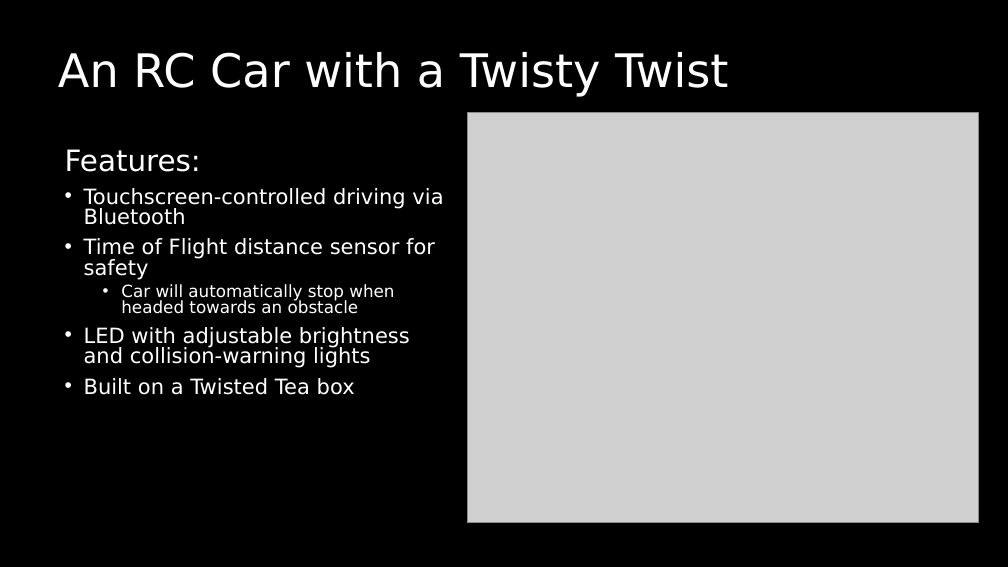
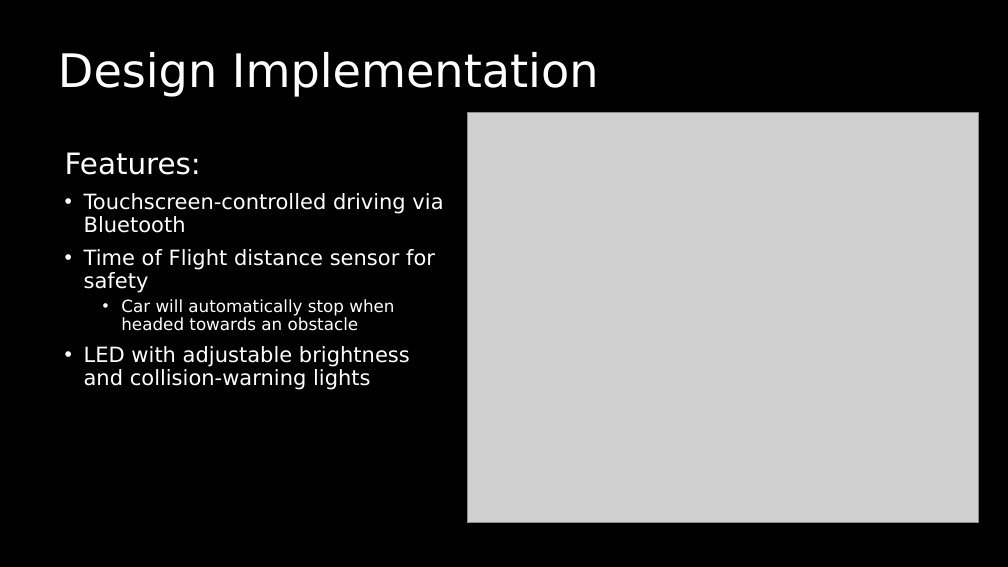
Before and after one commit to nima-5/4180-Final-Project, a slide deck: slide 2 of 4180Final.pptx. Drawn at 1008x567 pixels with LibreOffice and Linux fonts; fonts in the diff are those of the drawing; grey boxes stand for pictures. Boxes give left, top, right and bottom in pixels: in the first picture for what was removed or moved away, otherwise in the second. Text is boxed around its words. In the diff, an @@ line names an element or a change of style, - is before the commit and + after.

Commit message:
minor changes

```diff
--- a/4180Final.pptx
+++ b/4180Final.pptx
@@ title at box(58, 52, 599, 97): text changed @@
-An RC Car with a Twisty Twist
+Design Implementation
@@ text "Features:" at box(65, 152, 443, 390): line spacing 0.8 to 0.9 @@
@@ text at box(84, 378, 355, 395): paragraph removed @@
-• Built on a Twisted Tea box
```
Also in this commit, not shown: 1 other slide changed.
